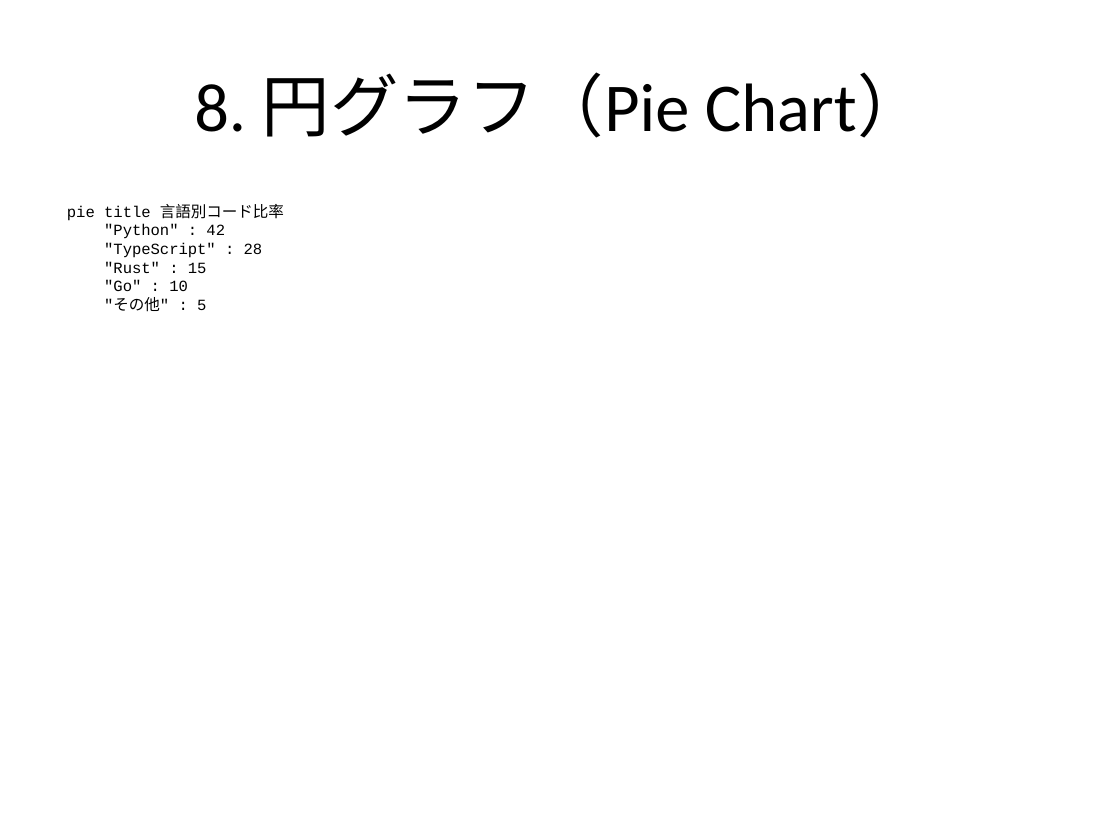
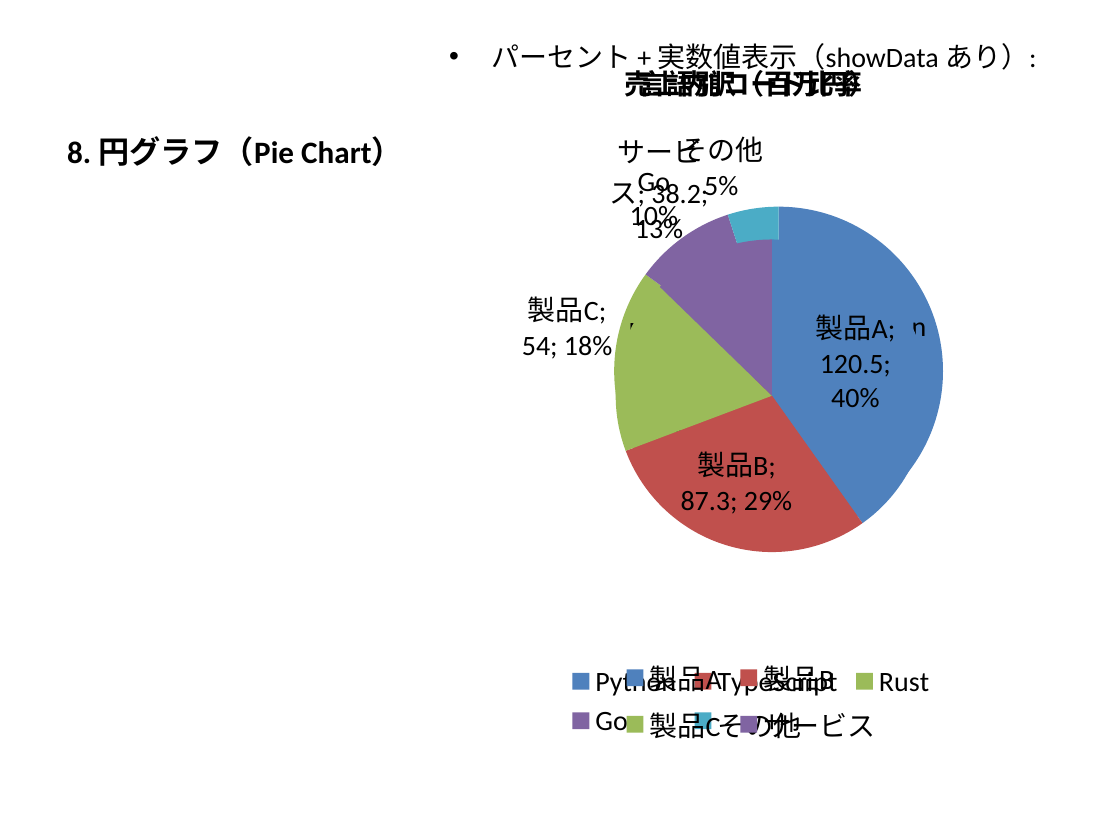
Before and after one commit to notfolder/qmd_to_pptx, a slide deck: slide 25 of demo_full.pptx. Drawn at 1120x840 pixels with LibreOffice and Linux fonts; fonts in the diff are those of the drawing. Boxes give left, top, right and bottom in pixels: in the first picture for what was removed or moved away, otherwise in the second. Text is boxed around its words. In the diff, an @@ line names an element or a change of style, - is before the commit and + after.

Commit message:
feat: Mermaid 円グラフのカスタムパーサーとレンダラーを実装し、テストを追加

```diff
--- a/demo_full.pptx
+++ b/demo_full.pptx
@@ title "8. 円グラフ（Pie Chart）" at (67,136,403,166): size 44 to 20 pt, bold on; alignment centre to left; vertical alignment middle to bottom @@
@@ pie chart added at (438,34,1064,750) @@
+title "言語別コード比率"
+categories: Python, TypeScript, Rust, Go, その他
+Series 1: 42, 28, 15, 10, 5
@@ pie chart added at (438,34,1064,750) @@
+title "売上内訳（百万円）"
+categories: 製品A, 製品B, 製品C, サービス
+Series 1: 120.5, 87.3, 54, 38.2
@@ text added at (491,43,1036,75), 18 pt, text #000000 @@
+• パーセント + 実数値表示（showData あり）:
@@ text removed at (67,204,284,312) @@
-pie title 言語別コード比率
-"Python" : 42
-"TypeScript" : 28
-"Rust" : 15
-"Go" : 10
-"その他" : 5
```
Also in this commit, not shown: 1 other slide changed, 5 other files.
